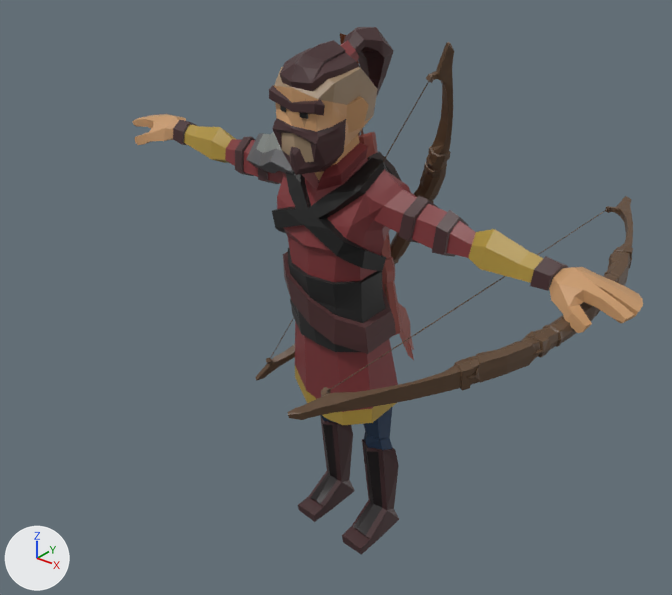
An edit to the glTF model client/models/benji.glb, drawn before and after from the same camera.
Both versions are drawn from a 50 mm lens placed at (1.71, -2.15, 2.25), pointed at (-0.03, 0.03, 0.9). Arrows for +X, +Y and +Z are at lower left; the lights stay in place. Where no turn or scale is listed for an object, it has been applied to the vertices. Vertices at the same position are counted once.

The first picture shows 'SK_Character_Human_Warrior_Mesh.002', 'SK_Item_WarriorSholderArmor_Mesh', 'back_bow', 'hand_bow', 'quiver'.
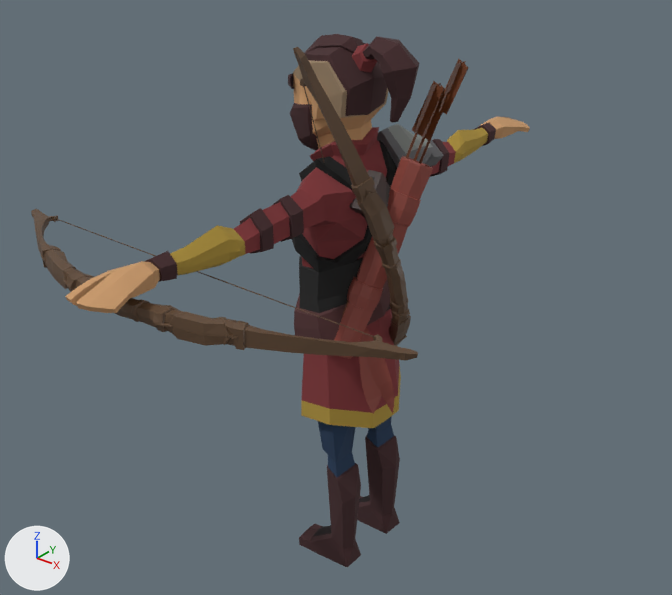
Changed parts and their boxes (x1, y1, x2, y2) in the pictures (672 x 595 px):
```json
{"object": "SK_Character_Human_Warrior_Mesh.002", "change": "surface changed, reshaped", "before": [133, 27, 643, 555], "after": [65, 34, 530, 567], "on screen": "9% narrower"}
{"object": "hand_bow", "change": "reshaped", "before": [287, 196, 633, 420], "after": [31, 209, 418, 361], "on screen": "12% wider, 32% shorter"}
{"object": "quiver", "change": "reshaped", "before": [340, 33, 414, 360], "after": [335, 59, 468, 414], "on screen": "79% wider, 9% taller"}
{"object": "back_bow", "change": "reshaped", "before": [255, 42, 455, 381], "after": [293, 47, 411, 346], "on screen": "41% narrower, 12% shorter"}
{"object": "SK_Item_WarriorSholderArmor_Mesh", "change": "reshaped", "before": [246, 132, 294, 174], "after": [377, 124, 444, 168]}
```

Edits to the scene script, one JSON object a line:
```json
{"op": "set", "path": "mat_material_001.roughness", "old": "0.5", "new": "1.0"}
{"block": "me_bow", "where": "me_bow.from_pydata(...)  # 528 vertices, 1040 faces; spans x -0.344..0.39, y -0.054..0.245, z 0.499..1.785"}
{"block": "me_bow", "where": "# used by ob_back_bow; location = (0.0, 0.0, 0.0)"}
{"block": "me_bow", "change": "me_bow part 1: the whole mesh is multiplied about its middle by the matrix ((0.09, 0.992, 0.091), (-0.996, 0.087, 0.034), (0.026, -0.093, 0.995)), then moved by (0.108, -0.064, -0.015)"}
{"block": "me_bow_001", "where": "me_bow_001.from_pydata(...)  # 528 vertices, 1040 faces; spans x 0.543..0.917, y -0.864..0.599, z 1.11..1.256"}
{"block": "me_bow_001", "where": "# used by ob_hand_bow; location = (0.0, 0.0, 0.0)"}
{"block": "me_bow_001", "change": "me_bow_001 part 2: the whole mesh is multiplied about its middle by the matrix ((0.09, 0.992, 0.091), (-0.996, 0.087, 0.034), (0.026, -0.093, 0.995)), then moved by (-0.758, -0.558, 0.024)"}
{"block": "me_bow_and_arrow", "where": "me_bow_and_arrow.from_pydata(...)  # 402 vertices, 592 faces; spans x -0.162..0.194, y 0.045..0.282, z 0.635..1.721"}
{"block": "me_bow_and_arrow", "where": "# used by ob_quiver; location = (0.0, 0.0, 0.0)"}
{"block": "me_bow_and_arrow", "change": "me_bow_and_arrow part 3: the whole mesh is multiplied about its middle by the matrix ((0.09, 0.992, 0.091), (-0.996, 0.087, 0.034), (0.026, -0.093, 0.995)), then moved by (0.185, -0.118, -0.021)"}
{"block": "me_sk_character_human_warrior_mesh_002mesh", "where": "me_sk_character_human_warrior_mesh_002mesh.from_pydata(...)  # 931 vertices, 1748 faces; spans x -1.0..1.03, y -0.23..0.23, z -0.08..1.77"}
{"block": "me_sk_character_human_warrior_mesh_002mesh", "where": "# used by ob_sk_character_human_warrior_mesh_002; location = (0.0, 0.0, 0.0)"}
{"block": "me_sk_character_human_warrior_mesh_002mesh", "change": "me_sk_character_human_warrior_mesh_002mesh part 4: the whole mesh is multiplied about its middle by the matrix ((0.09, 0.992, 0.091), (-0.996, 0.087, 0.034), (0.026, -0.093, 0.995)), then moved by (-0.01, 0.02, 0.0)"}
{"block": "me_sk_item_warriorsholderarmor_meshmesh", "where": "me_sk_item_warriorsholderarmor_meshmesh.from_pydata(...)  # 39 vertices, 74 faces; spans x -0.36..-0.057, y -0.114..0.13, z 1.297..1.465"}
{"block": "me_sk_item_warriorsholderarmor_meshmesh", "where": "# used by ob_sk_item_warriorsholderarmor_mesh; location = (0.0, 0.0, 0.0)"}
{"block": "me_sk_item_warriorsholderarmor_meshmesh", "change": "me_sk_item_warriorsholderarmor_meshmesh part 5: the whole mesh is multiplied about its middle by the matrix ((0.09, 0.992, 0.091), (-0.996, 0.087, 0.034), (0.026, -0.093, 0.995)), then moved by (0.253, 0.254, -0.014)"}
```
